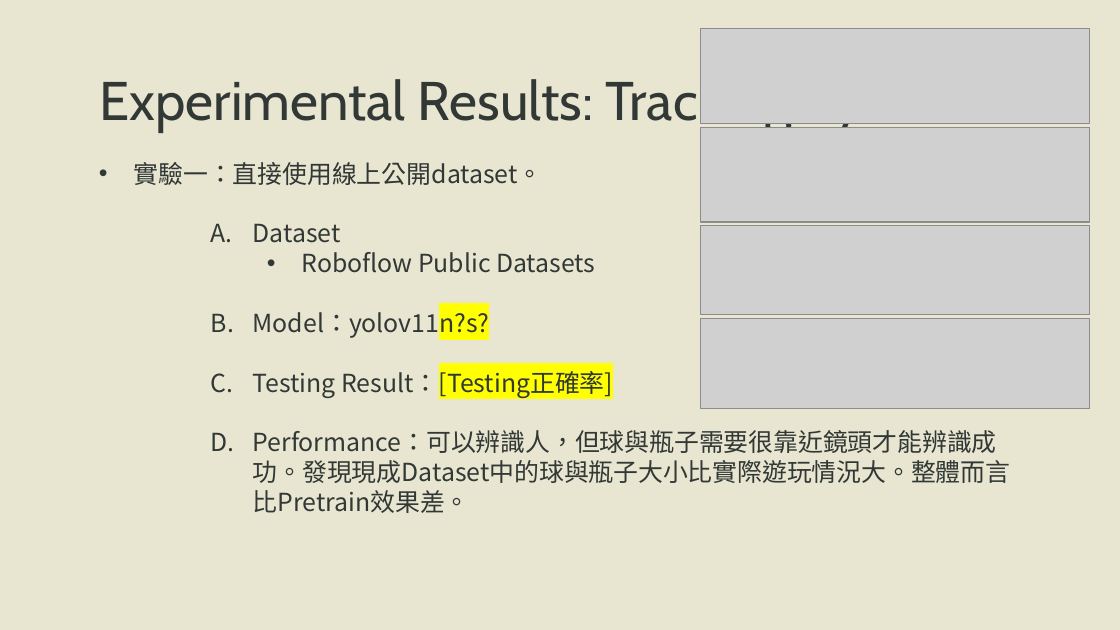
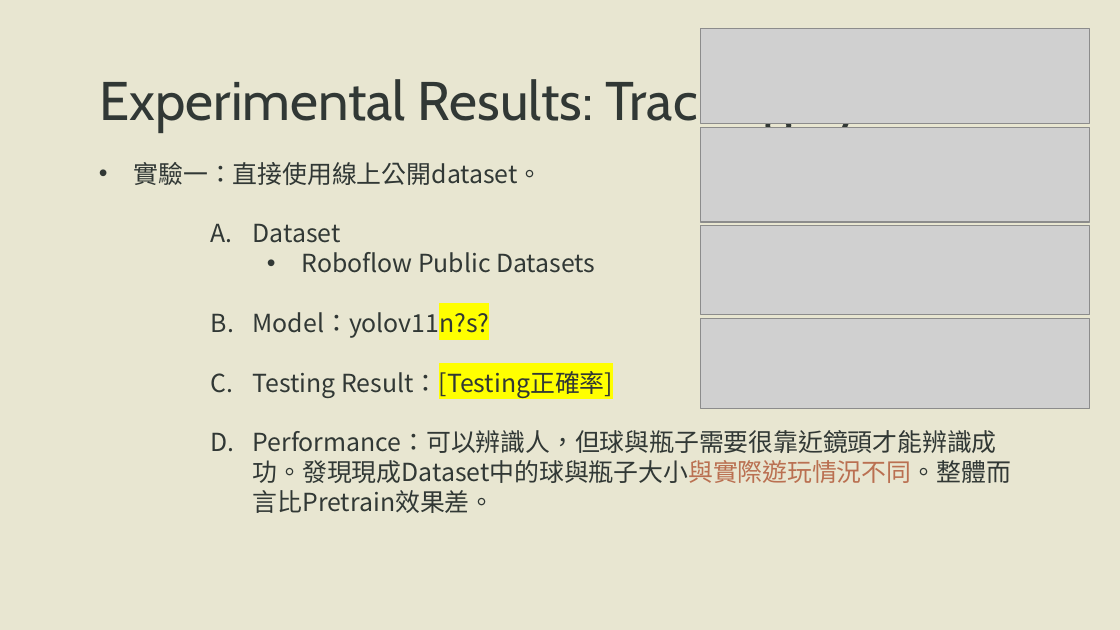
Before and after one commit to Ken0221/final_project_intro_to_ai, a slide deck: slide 12 of AI-final-presentation.pptx. Drawn at 1120x630 pixels with LibreOffice and Linux fonts; fonts in the diff are those of the drawing; grey boxes stand for pictures; background and template pictures are left out. Boxes give left, top, right and bottom in pixels: in the first picture for what was removed or moved away, otherwise in the second. Text is boxed around its words. In the diff, an @@ line names an element or a change of style, - is before the commit and + after.

Commit message:
update slides

```diff
--- a/AI-final-presentation.pptx
+++ b/AI-final-presentation.pptx
@@ text at [253, 430, 1011, 513]: text changed @@
-    D. Performance：可以辨識人，但球與瓶子需要很靠近鏡頭才能辨識成功。發現現成Dataset中的球與瓶子大小比實際遊玩情況大。整體而言比Pretrain效果差。
+    D. Performance：可以辨識人，但球與瓶子需要很靠近鏡頭才能辨識成功。發現現成Dataset中的球與瓶子大小與實際遊玩情況不同。整體而言比Pretrain效果差。
```
Also in this commit, not shown: 5 other slides changed.
